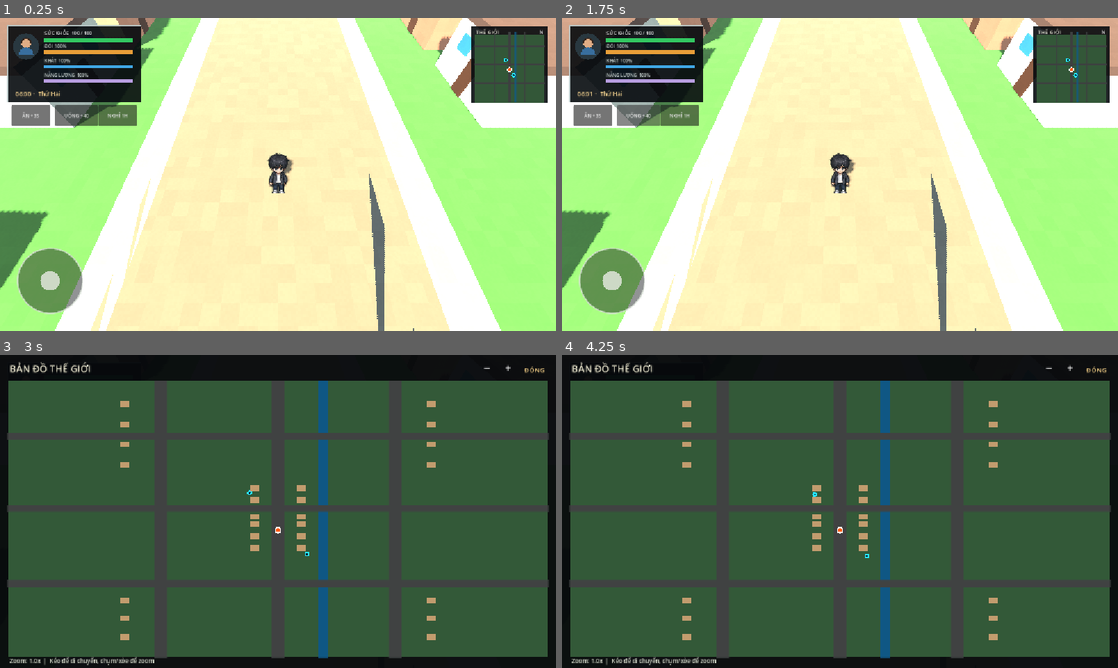
Above: before the commit, frames 1-4 (two rows, left to right).
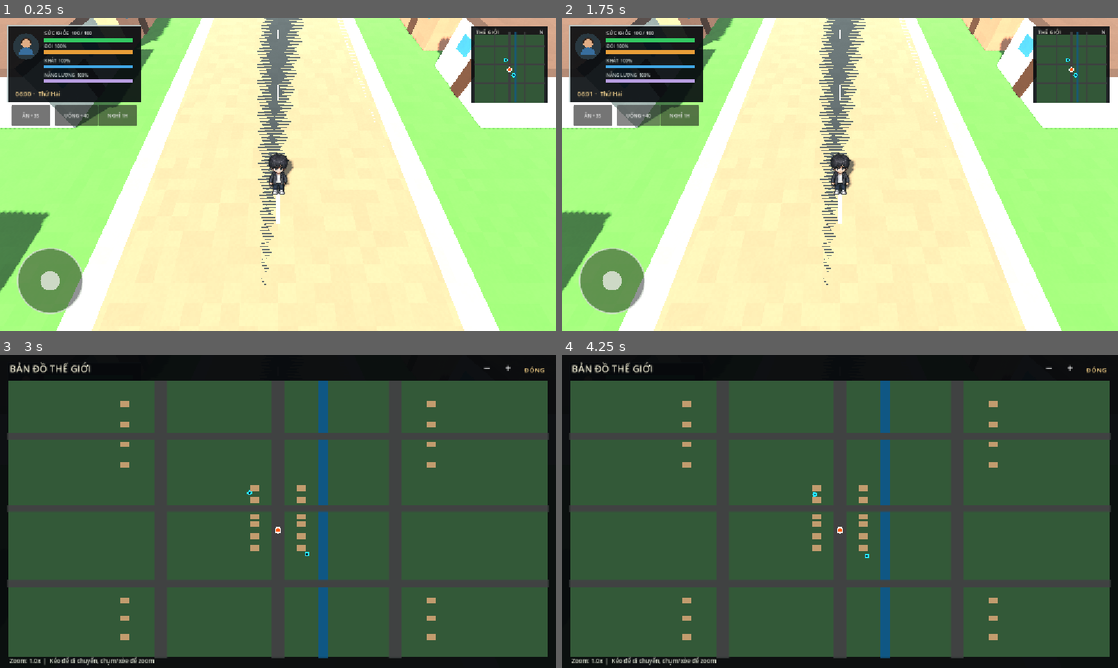
Above: after the commit, the same moments.

Repository: aohmn/GameDemo
Game: Godot game, scene res://scenes/boot/boot.tscn
Same seed, same stepped clock (60 frames per second), same inputs: the game is played once before the commit and once after it.
Inputs (mouse positions are in pixels of both pictures, inside the frame that each line leads up to):
- Up to frame 1 (0.25 s): no input
- Up to frame 2 (1.75 s): click "ĂN +35" at 0.5 s; click "UỐNG +40" at 1.25 s
- Up to frame 3 (3 s): click "NGHỈ 1H" at 2 s; drag from (511, 401) to (333, 442) at 2.77 s
- Up to frame 4 (4.25 s): tap Enter at 3.5 s; drag from (728, 527) to (812, 574) at 3.52 s

The runs differ from the first frame. In frame 1, 7.0% of the frame differs, in the area x 0-100%, y 0-100%; in frame 2, 7.0%; in frame 3, less than 0.1%; in frame 4, less than 0.1%.

Commit message:
fix: add collision to walkable road surfaces

Diff:
--- a/presentation/player_sprite/player_sprite.gd
+++ b/presentation/player_sprite/player_sprite.gd
@@ -15,8 +15,7 @@
 ## Chiều cao nhân vật trong ảnh (px) do tools/build_player_atlas.py in ra.
 @export var character_height_px: float = 120.0
 @export var world_height_m: float = 1.75
-## Nâng sprite lên để chân không chìm vào mặt đường. Map hiện có mặt đường cao 0.14-0.17 m
-## nhưng không có collision, trong khi Player đứng ở độ cao 0. Sửa gốc ở world/map, rồi đặt về 0.
+## Chân sprite đặt tại gốc node; mặt đường và vỉa hè dùng collision riêng.
 @export var ground_clearance_m: float = 0.0
 
 var _facing: Facing = Facing.DOWN
--- a/world/map/map_controller.gd
+++ b/world/map/map_controller.gd
@@ -222,21 +222,21 @@
 # --------------------------------------------------
 
 func _build_roads() -> void:
-	_add_box(
+	_add_static_box(
 		"RoadShoulderMain",
 		Vector3(11.0, 0.12, WORLD_SIZE),
 		Vector3(0.0, -0.01, 0.0),
 		Color(0.48, 0.43, 0.34)
 	)
 
-	_add_box(
+	_add_static_box(
 		"MainRoad",
 		Vector3(8.0, 0.10, WORLD_SIZE),
 		Vector3(0.0, 0.0, 0.0),
 		Color(0.17, 0.19, 0.20)
 	)
 
-	_add_box(
+	_add_static_box(
 		"CrossRoad",
 		Vector3(WORLD_SIZE, 0.10, 8.0),
 		Vector3(0.0, 0.0, -12.0),
@@ -251,14 +251,14 @@
 			Color(0.90, 0.87, 0.72)
 		)
 
-	_add_box(
+	_add_static_box(
 		"SidewalkLeft",
 		Vector3(1.5, 0.20, WORLD_SIZE),
 		Vector3(-5.8, -0.05, 0.0),
 		Color(0.57, 0.55, 0.47)
 	)
 
-	_add_box(
+	_add_static_box(
 		"SidewalkRight",
 		Vector3(1.5, 0.20, WORLD_SIZE),
 		Vector3(5.8, -0.05, 0.0),
